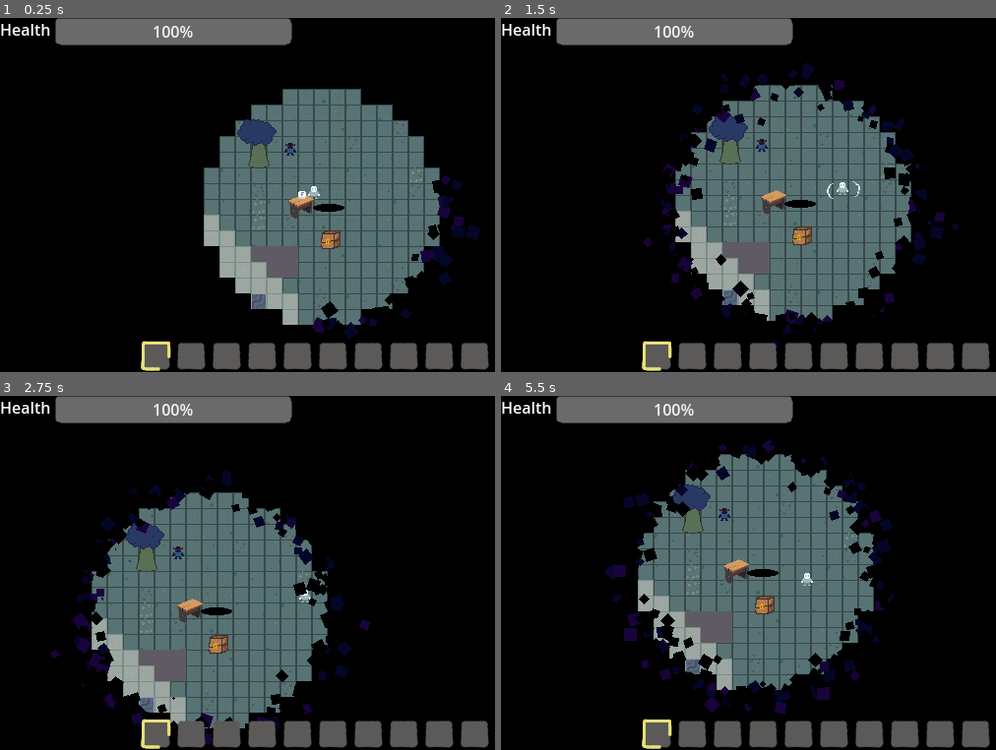
Above: before the commit, frames 1-4 (two rows, left to right).
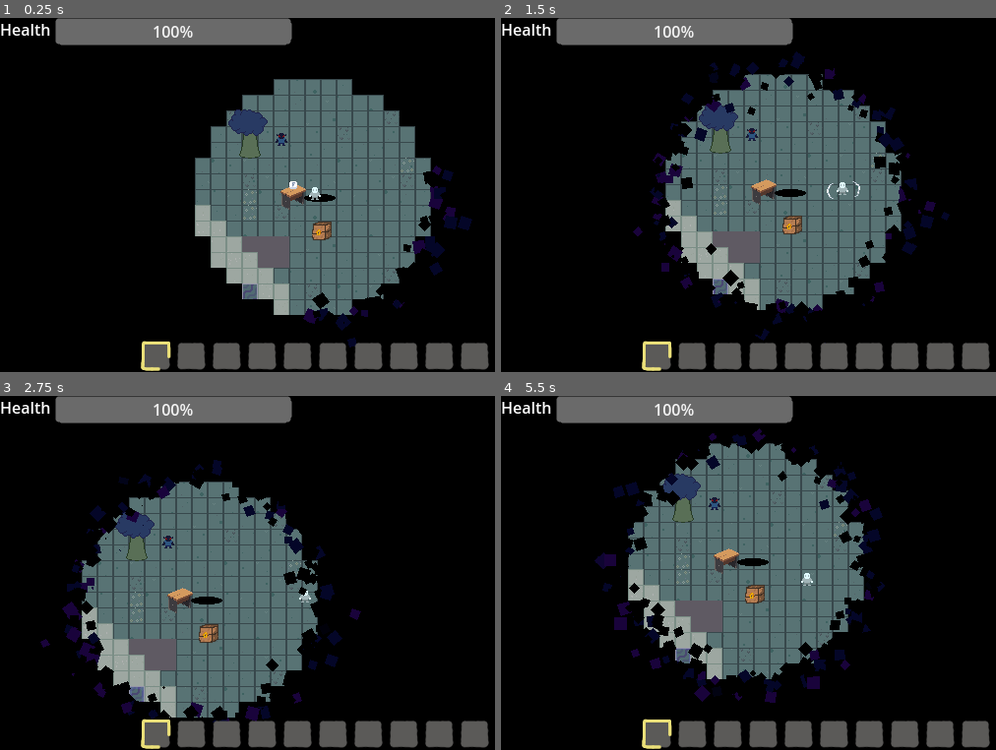
Above: after the commit, the same moments.

Repository: TimoRoggel/EverDark
Game: Godot game, scene res://scenes/levels/world.tscn
Same seed, same stepped clock (60 frames per second), same inputs: the game is played once before the commit and once after it.
Inputs (mouse positions are in pixels of both pictures, inside the frame that each line leads up to):
- Up to frame 1 (0.25 s): no input
- Up to frame 2 (1.5 s): tap Enter at 0.5 s; move the mouse to (956, 177) at 0.52 s; press the mouse at (956, 177) at 0.53 s; hold D (right) 0.53-1.25 s; release the mouse at (956, 177) at 1.25 s; drag from (689, 212) to (783, 265) at 1.27 s
- Up to frame 3 (2.75 s): move the mouse to (376, 495) at 2.02 s; hold D (right) from 2.03 s (still down); hold Shift (dash) from 2.03 s (still down)
- Up to frame 4 (5.5 s): release D (right) at 2.75 s; release Shift (dash) at 2.75 s; drag from (783, 643) to (679, 551) at 2.77 s; move the mouse to (outside the picture) at 3.52 s; hold A (left) 3.53-4.25 s; tap F (interact) at 3.6 s; drag from (624, 519) to (694, 576) at 4.27 s; move the mouse to (847, 573) at 5.02 s; hold S (down) from 5.03 s (still down); hold Ctrl from 5.03 s (still down); click (847, 573) at 5.17 s

The runs differ from the first frame. In frame 1, 15% of the frame differs, in the area x 39-98%, y 17-94%; in frame 2, 17%; in frame 3, 16%; in frame 4, 17%, in the area x 18-80%, y 9-90%.

Commit message:
Cleanup everdark damage component

Diff:
--- a/UI/virus_bar.gd
+++ /dev/null
@@ -1,8 +0,0 @@
-class_name VirusBar extends ProgressBar
-
-@onready var virus_label: Label = $"../VirusLabel"
-
-var everdark_damage_component: EverdarkDamageComponent
-
-func _ready() -> void:
-	pass
--- a/UI/virus_view.gd
+++ /dev/null
@@ -1,4 +0,0 @@
-extends Control
-
-@onready var virus_bar: ProgressBar = $VirusBar
-@onready var virus_label: Label = $VirusLabel
--- a/scripts/components/everdark_damage_component.gd
+++ b/scripts/components/everdark_damage_component.gd
@@ -1,28 +1,23 @@
 class_name EverdarkDamageComponent extends Component
 
-var is_player_pos_reset := false
-var curr_tile: TileData
-
-var virusbar_delta_timer: Timer = null
-
+@export_category("Everdark properties")
 @export var total_time := 3.0
 @export var time_step := .1
-var elapsed_time := 0.0
-
-var virus_timer: Timer = null
 
 signal virus_effect(value: float)
 signal everdark_entered(yes: bool)
 signal virusbar_setup(min)
 
+var curr_tile: TileData
+var virus_timer: Timer = null
+var elapsed_time := 0.0
+
 func _enter():
 	pass
 
 func _update(_delta: float) -> void:
-	reset_player()
 	if Generator.layer:
 		if curr_tile != controller.get_tile():
-			print("tile: "+ str(controller.get_tile()==null))
 			if controller.get_tile()==null:
 				everdark_entered.emit(true)
 				virus_timer.start()
@@ -30,19 +25,13 @@
 				virus_timer.start()
 			curr_tile = controller.get_tile()
 
-
-func reset_player():
-	if !is_player_pos_reset:
-		curr_tile = controller.get_tile()
-		controller.global_position = Vector2.ZERO
-		is_player_pos_reset = true
-
 func _exit() -> void:
 	pass
 
 func create_virus_timer():
 	virusbar_setup.emit(total_time)
 
+	# create timer
 	virus_timer = Timer.new()
 	virus_timer.autostart = true
 	virus_timer.one_shot = false
@@ -51,23 +40,23 @@
 	self.add_child(virus_timer)
 
 func on_virus_timer_timeout():
+	# increasing or decreasing virusbar based on players postition
 	if curr_tile == null:
 		elapsed_time += virus_timer.wait_time
 	else:
 		elapsed_time -= virus_timer.wait_time
 	virus_effect.emit(elapsed_time)
 
+	# damage player if virusbar is full
 	if elapsed_time >= total_time:
 		virus_timer.stop()
 		if controller.health:
-			#for i in controller.health.current_health/controller.health.max_health:
-				#if (curr_tile == null):
-					#break
 			while (curr_tile == null): # blijft wws doorgaan na dood gaan
 				await get_tree().create_timer(1.0).timeout
 				controller.health.apply_environmental_damage()
+		else: print("No health component attached!")
 
-		else: print("No health component attached!")
+	# hide virusbar if virusbar reaches zero
 	if elapsed_time <= 0.0:
 		virus_timer.stop()
 		everdark_entered.emit(false)
Not shown, removed: UI/virus_bar.gd.uid
Not shown, removed: UI/virus_view.gd.uid
